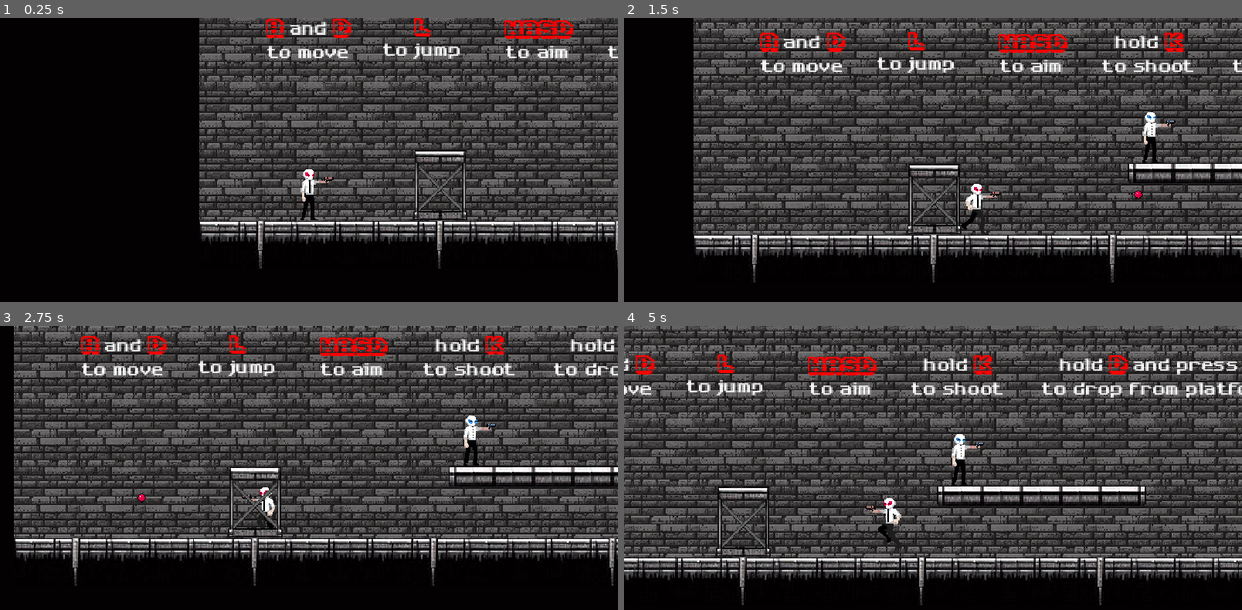
Above: before the commit, frames 1-4 (two rows, left to right).
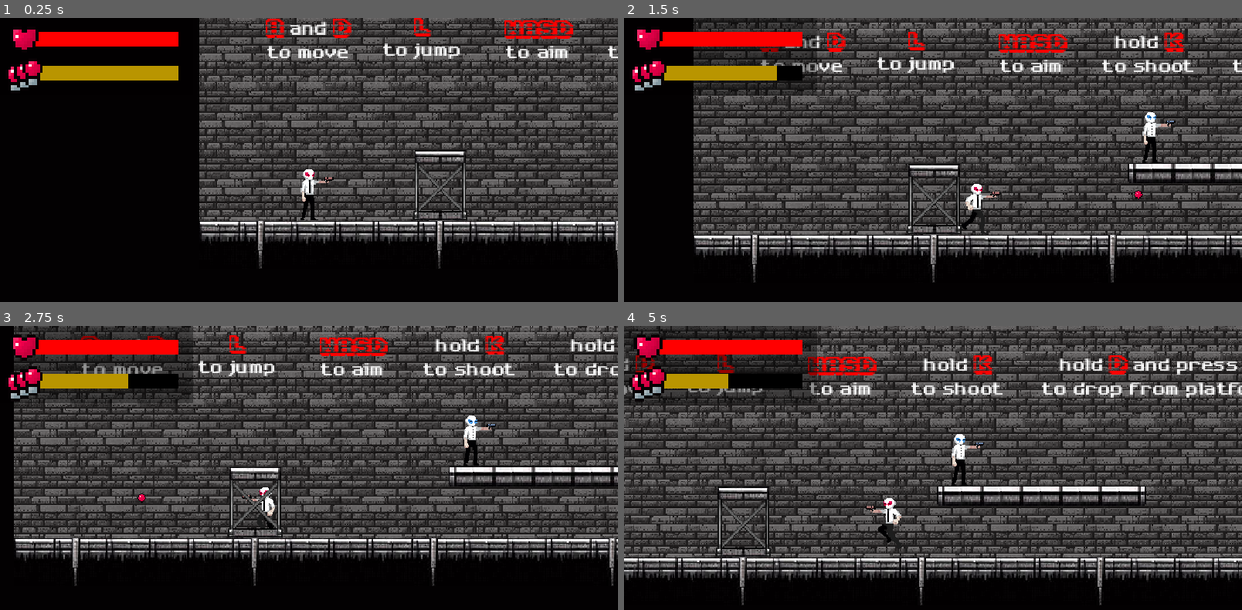
Above: after the commit, the same moments.

Repository: TrueHopolok/gamejam_nsjs
Game: Godot game, scene res://scenes/main.tscn
Two runs of this game, one before a commit and one after it. Both use one fixed random seed, a clock stepped at 60 frames per second and the inputs below.
Inputs:
- Up to frame 1 (0.25 s): no input
- Up to frame 2 (1.5 s): tap Enter at 0.5 s; hold K (shot) 0.53-1.28 s; hold D (right) from 0.53 s (still down); tap L (jump) at 0.77 s; tap K (shot) at 1.35 s
- Up to frame 3 (2.75 s): tap L (jump) at 1.52 s; release D (right) at 2.03 s; hold A (left) from 2.03 s (still down); hold K (shot) from 2.03 s (still down)
- Up to frame 4 (5 s): release A (left) at 2.78 s; release K (shot) at 2.78 s; hold D (right) 2.78-4.28 s; tap K (shot) at 2.85, 4.35 s; tap L (jump) at 3.02, 3.77, 4.52 s; hold K (shot) 3.53-4.28 s; hold A (left) from 4.28 s (still down)

The runs differ from the first frame. In frame 1, 2.8% of the frame differs, in the area x 1-29%, y 4-26%; in frame 2, 4.7%; in frame 3, 6.0%; in frame 4, 6.2%, in the area x 0-32%, y 0-28%.

Commit message:
Added UI and some other things

Diff:
--- a/scenes/main.tscn
+++ b/scenes/main.tscn
@@ -9,6 +9,7 @@
 [ext_resource type="PackedScene" uid="uid://bleqpbyv7jq0l" path="res://scenes/platforms/scaffoldings/platform_through_scaffolding_1.tscn" id="5_hbgub"]
 [ext_resource type="FontFile" uid="uid://c55xtvkxrgge6" path="res://fonts/1001fonts-karmatic-arcade-eula.ttf" id="6_ofuhl"]
 [ext_resource type="PackedScene" uid="uid://6o1gmx22iosr" path="res://scenes/enemies/enemy_afk.tscn" id="7_s2tfx"]
+[ext_resource type="PackedScene" uid="uid://df7gvcnt8483j" path="res://scenes/ui.tscn" id="10_p4lq6"]
 
 [node name="Main" type="Node2D"]
 
@@ -246,8 +247,10 @@
 [node name="MainCamera" parent="Player" instance=ExtResource("3_dervd")]
 metadata/_edit_lock_ = true
 
+[node name="Marker2D" type="Marker2D" parent="."]
+position = Vector2(1180, 223)
+
+[node name="UI" parent="." instance=ExtResource("10_p4lq6")]
+
 [node name="EnemyAfk" parent="." instance=ExtResource("7_s2tfx")]
 position = Vector2(582, 243)
-
-[node name="Marker2D" type="Marker2D" parent="."]
-position = Vector2(1180, 223)
--- /dev/null
+++ b/scenes/ui.tscn
@@ -0,0 +1,57 @@
+[gd_scene load_steps=8 format=3 uid="uid://df7gvcnt8483j"]
+
+[ext_resource type="Script" path="res://scripts/HP_BAR.gd" id="1_mk2ks"]
+[ext_resource type="Texture2D" uid="uid://bdrd1tt423o5e" path="res://sprites/ui/heart.png" id="1_xikyi"]
+[ext_resource type="Texture2D" uid="uid://csrhgpnypmj3i" path="res://sprites/ui/bullets.png" id="2_p1b4h"]
+[ext_resource type="Script" path="res://scripts/AMMO_BAR.gd" id="3_f7jv4"]
+
+[sub_resource type="StyleBoxFlat" id="StyleBoxFlat_xeihn"]
+bg_color = Color(0, 0, 0, 1)
+border_color = Color(0, 0.196956, 0.42575, 1)
+
+[sub_resource type="StyleBoxFlat" id="StyleBoxFlat_axt3m"]
+bg_color = Color(1, 0, 0, 1)
+border_color = Color(0, 0.196078, 0.427451, 1)
+
+[sub_resource type="StyleBoxFlat" id="StyleBoxFlat_w8pqg"]
+bg_color = Color(0.727338, 0.582479, 0, 1)
+border_color = Color(0, 0.196078, 0.427451, 1)
+
+[node name="UI" type="CanvasLayer"]
+
+[node name="ColorRect" type="ColorRect" parent="."]
+offset_right = 320.0
+offset_bottom = 128.0
+color = Color(0, 0, 0, 0.403922)
+
+[node name="HP_BAR" type="ProgressBar" parent="ColorRect"]
+offset_left = 50.0
+offset_top = 23.0
+offset_right = 296.0
+offset_bottom = 48.0
+theme_override_styles/background = SubResource("StyleBoxFlat_xeihn")
+theme_override_styles/fill = SubResource("StyleBoxFlat_axt3m")
+value = 50.0
+show_percentage = false
+script = ExtResource("1_mk2ks")
+
+[node name="Sprite2D" type="Sprite2D" parent="ColorRect/HP_BAR"]
+position = Vector2(-10, 13)
+scale = Vector2(4.7, 4.88889)
+texture = ExtResource("1_xikyi")
+
+[node name="AMMO_BAR" type="ProgressBar" parent="ColorRect"]
+offset_left = 50.0
+offset_top = 80.0
+offset_right = 296.0
+offset_bottom = 104.0
+theme_override_styles/background = SubResource("StyleBoxFlat_xeihn")
+theme_override_styles/fill = SubResource("StyleBoxFlat_w8pqg")
+value = 50.0
+show_percentage = false
+script = ExtResource("3_f7jv4")
+
+[node name="Sprite2D" type="Sprite2D" parent="ColorRect/AMMO_BAR"]
+position = Vector2(-10, 16)
+scale = Vector2(4.77159, 4.91603)
+texture = ExtResource("2_p1b4h")
--- /dev/null
+++ b/scripts/AMMO_BAR.gd
@@ -0,0 +1,12 @@
+extends ProgressBar
+
+var player_node : Player
+
+func _ready():
+	player_node = get_tree().get_first_node_in_group("Player")
+
+func _process(_delta):
+	if player_node == null:
+		value = 0
+	else:
+		value = 100 * player_node.shooting_component.ammo_left / player_node.shooting_component.max_ammo_amount
--- /dev/null
+++ b/scripts/HP_BAR.gd
@@ -0,0 +1,12 @@
+extends ProgressBar
+
+var player_node : Player
+
+func _ready():
+	player_node = get_tree().get_first_node_in_group("Player")
+
+func _process(_delta):
+	if player_node == null:
+		value = 0
+	else:
+		value = 100 * player_node.health_component.health / player_node.health_component.max_health
--- a/scripts/main_menu/menu_train.gd
+++ b/scripts/main_menu/menu_train.gd
@@ -1,4 +1,4 @@
 extends AnimatedSprite2D
 
-func _process(delta):
+func _process(_delta):
 	position.x -= 0.8
Binary file added: scenes/bullets.png
Not shown, added: scenes/bullets.png.import
Not shown: 1 places in scenes/main.tscn that only renumber resources
Binary file added: sprites/ui/bullets.png
Not shown, added: sprites/ui/bullets.png.import
Binary file added: sprites/ui/heart.png
Not shown, added: sprites/ui/heart.png.import
